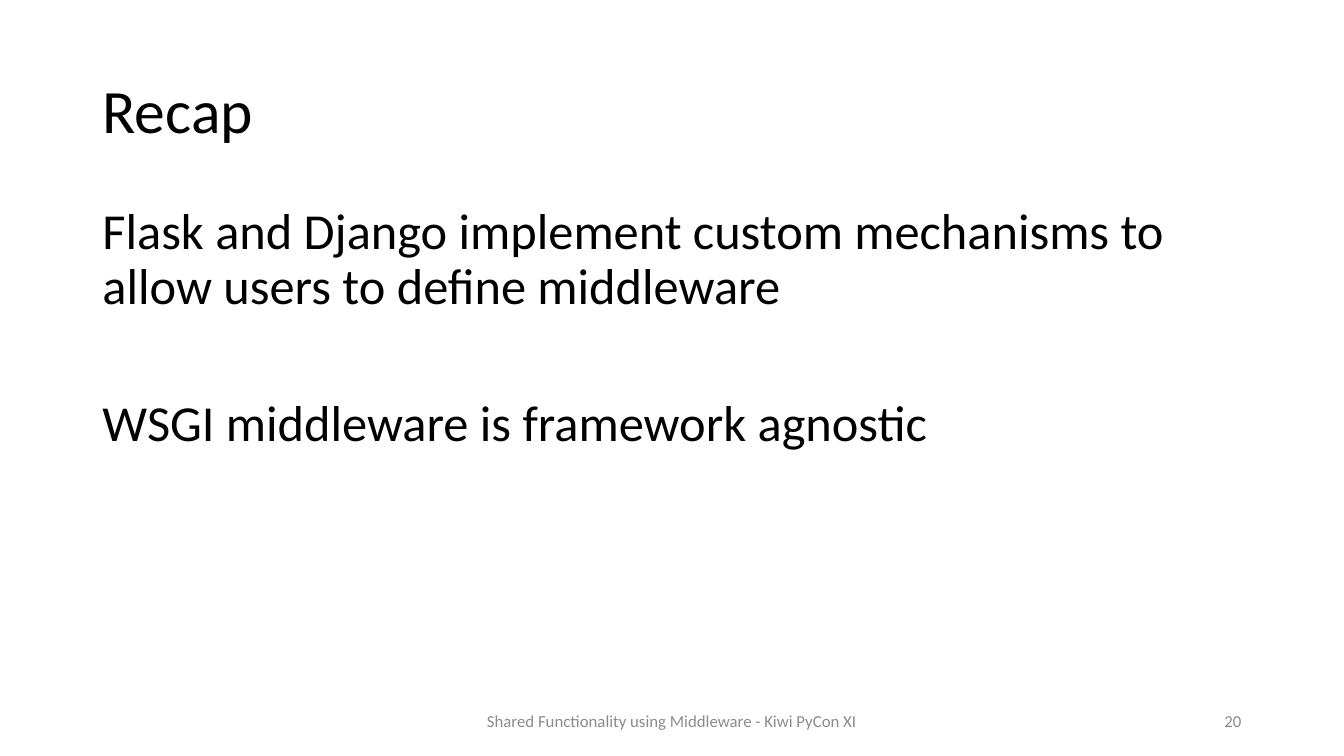
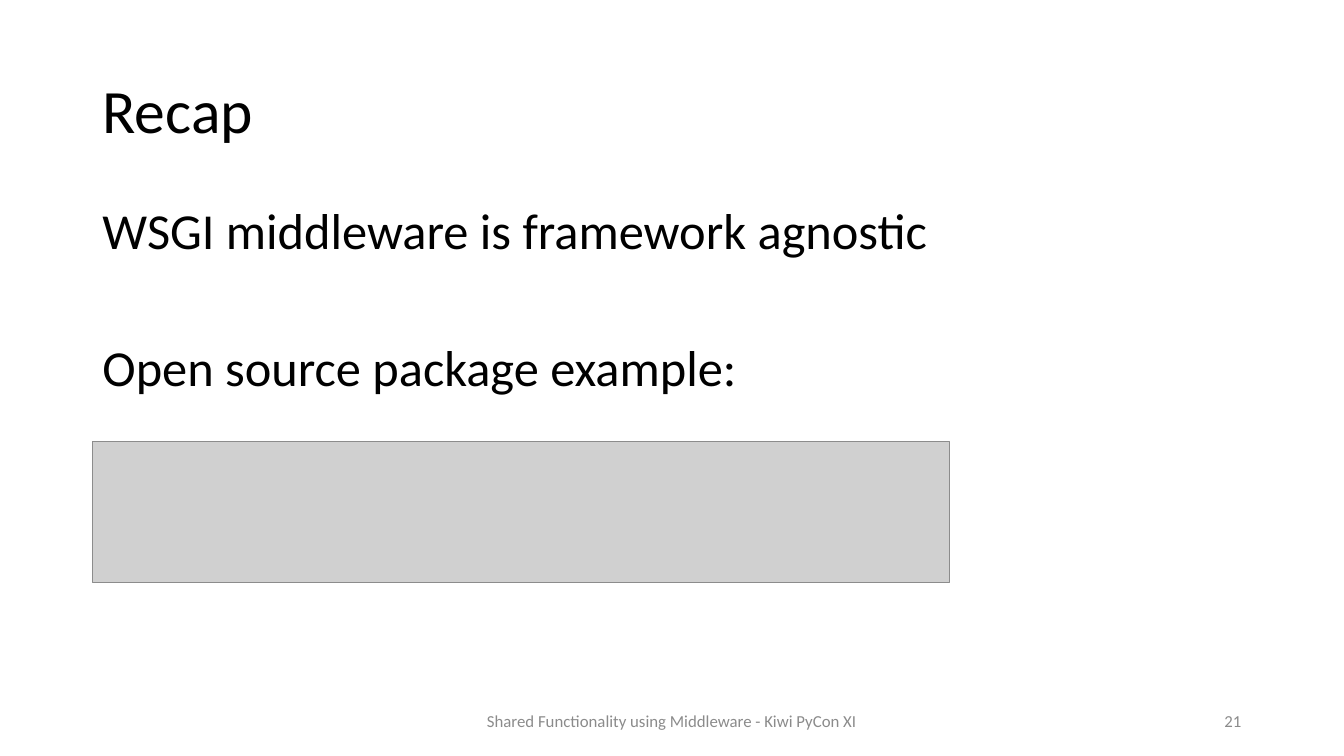
Before and after one commit to prod-python/kiwi-pycon-xi, a slide deck: slide 21 of slides.pptx (slide 20 before the commit). Drawn at 1344x756 pixels with LibreOffice and Linux fonts; fonts in the diff are those of the drawing; grey boxes stand for pictures. Boxes give left, top, right and bottom in pixels: in the first picture for what was removed or moved away, otherwise in the second. Text is boxed around its words. In the diff, an @@ line names an element or a change of style, - is before the commit and + after.

```diff
--- a/slides.pptx
+++ b/slides.pptx
@@ text at (102, 214, 1164, 305): paragraph removed @@
-Flask and Django implement custom mechanisms to allow users to define middleware
@@ text at (102, 351, 736, 395): paragraph added @@
+Open source package example:
@@ picture added at (93, 442, 950, 583) @@
@@ page number at (1224, 716, 1241, 727): text changed @@
-20
+21
```
Also in this commit, not shown: 11 other slides changed, 3 slides added, 4 slides removed, 2 other files.
